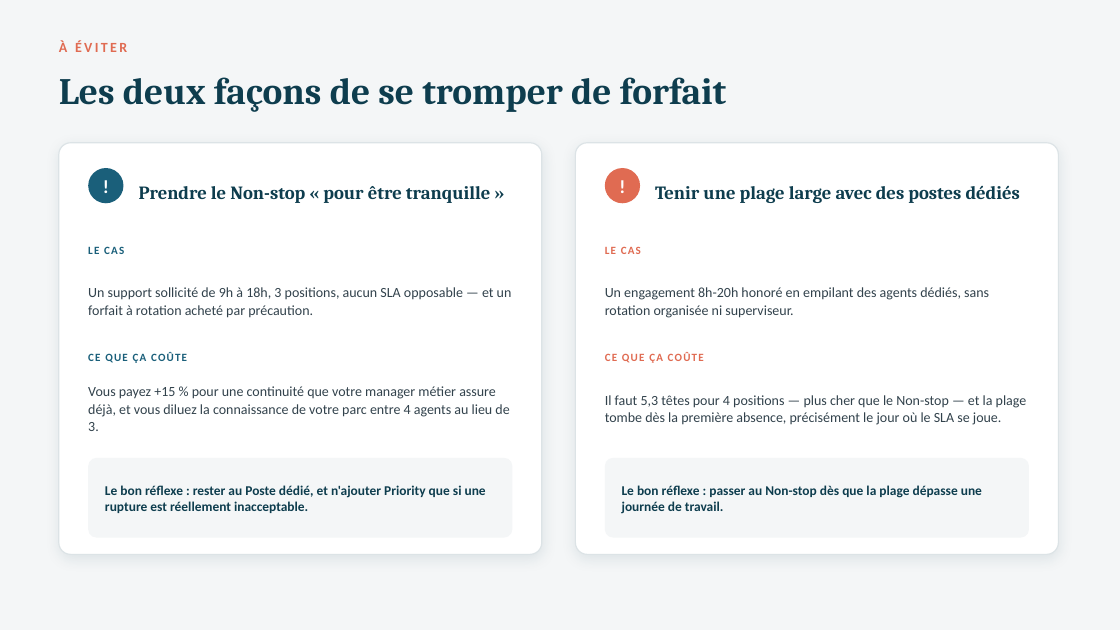
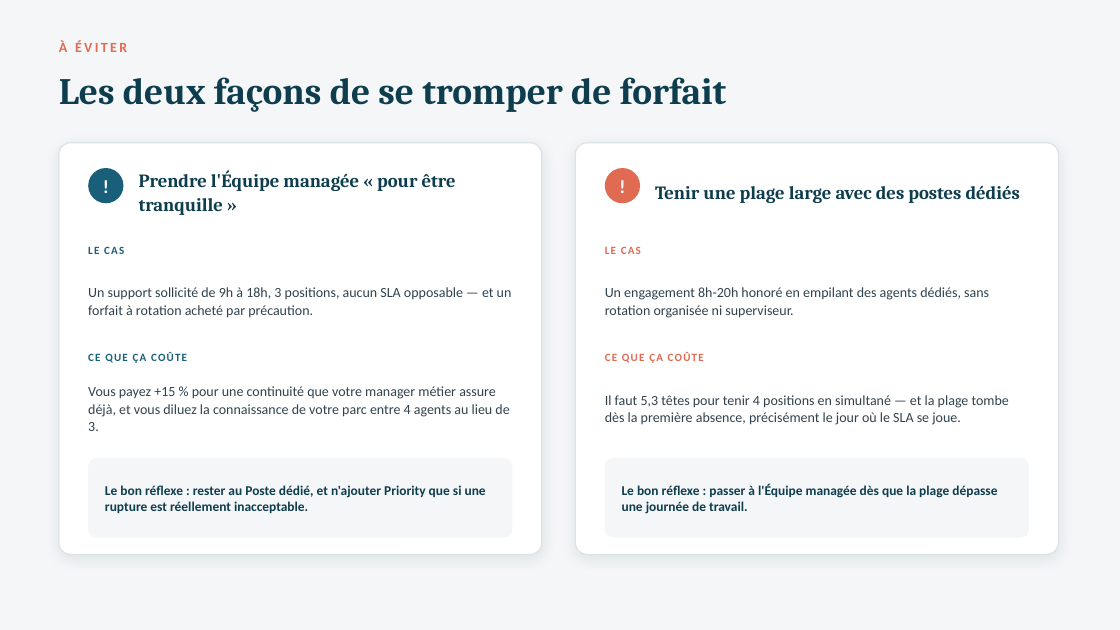
Before and after one commit to valerienvalerien/Salve2, a slide deck: slide 7 of 04-Closing/PLAQUETTE-DEDIE-VS-NONSTOP.pptx. Drawn at 1120x630 pixels with LibreOffice and Linux fonts; fonts in the diff are those of the drawing. Boxes give left, top, right and bottom in pixels: in the first picture for what was removed or moved away, otherwise in the second. Text is boxed around its words. In the diff, an @@ line names an element or a change of style, - is before the commit and + after.

```diff
--- a/04-Closing/PLAQUETTE-DEDIE-VS-NONSTOP.pptx
+++ b/04-Closing/PLAQUETTE-DEDIE-VS-NONSTOP.pptx
@@ text at <box>139,170,456,215</box>: text changed @@
-Prendre le Non-stop « pour être tranquille »
+Prendre l'Équipe managée « pour être tranquille »
@@ text at <box>605,395,1009,425</box>: text changed @@
-Il faut 5,3 têtes pour 4 positions — plus cher que le Non-stop — et la plage tombe dès la première absence, précisément le jour où le SLA se joue.
+Il faut 5,3 têtes pour tenir 4 positions en simultané — et la plage tombe dès la première absence, précisément le jour où le SLA se joue.
@@ text at <box>622,483,997,514</box>: text changed @@
-Le bon réflexe : passer au Non-stop dès que la plage dépasse une journée de travail.
+Le bon réflexe : passer à l'Équipe managée dès que la plage dépasse une journée de travail.
```
Also in this commit, not shown: 7 other slides changed, 9 other files.
